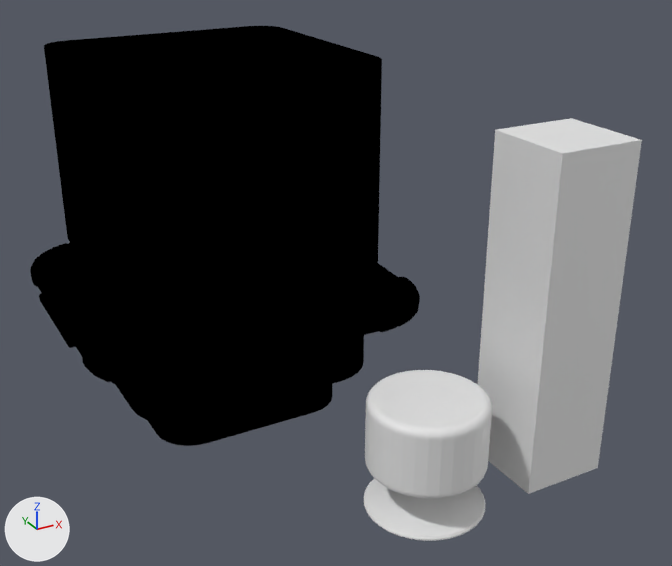
Before and after pictures for a commit that changed the Blender file Content/ProjectCantina/Blend/Cantina/cantina_sabacc_table_01.blend.
Before and after are seen from a 50 mm camera at (-1.74, -4.54, 2.77) aimed at (0.43, -0.59, 0.8). Arrows for +X, +Y and +Z are at lower left; the lights stay in place.

Objects in the first picture: 'Person', 'Stool', 'Table.001'.
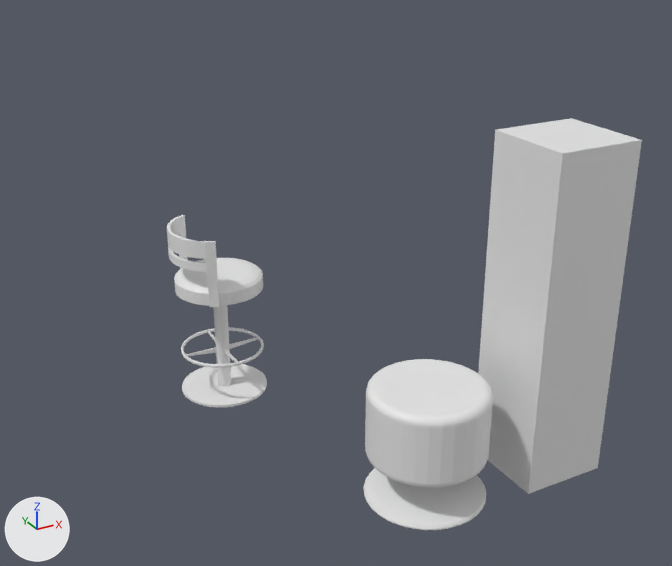
Commit message: Added rough bar stool model

Scene script edits in JSON lines:
```json
{"op": "add", "block": "me_cylinder", "code": ["me_cylinder = bpy.data.meshes.new('Cylinder')", "me_cylinder.from_pydata(...)  # 812 vertices, 776 faces; spans x -0.267..0.25, y -0.25..0.25, z 0.0..1.01"]}
{"op": "set", "path": "ob_stool.location", "old": "(0.461, -1.431, 0.0)", "new": "(0.461, -1.431, 0.06)"}
{"op": "add", "block": "ob_table_001", "code": "ob_table_001.hide_set(True)"}
{"op": "add", "block": "ob_bar_stool", "code": ["ob_bar_stool = bpy.data.objects.new('Bar Stool', me_cylinder)", "ob_bar_stool.location = (0.0, 0.0, 0.0)"]}
```

What differs and where, as boxes (x1, y1, x2, y2) in the pictures (672 x 566 px):
```json
{"object": "Table.001", "change": "hidden", "before": [30, 26, 420, 446]}
{"object": "Stool", "change": "moved", "before": [364, 370, 492, 541], "after": [364, 359, 493, 530]}
{"object": "Bar Stool", "change": "added", "after": [167, 215, 267, 407]}
```
